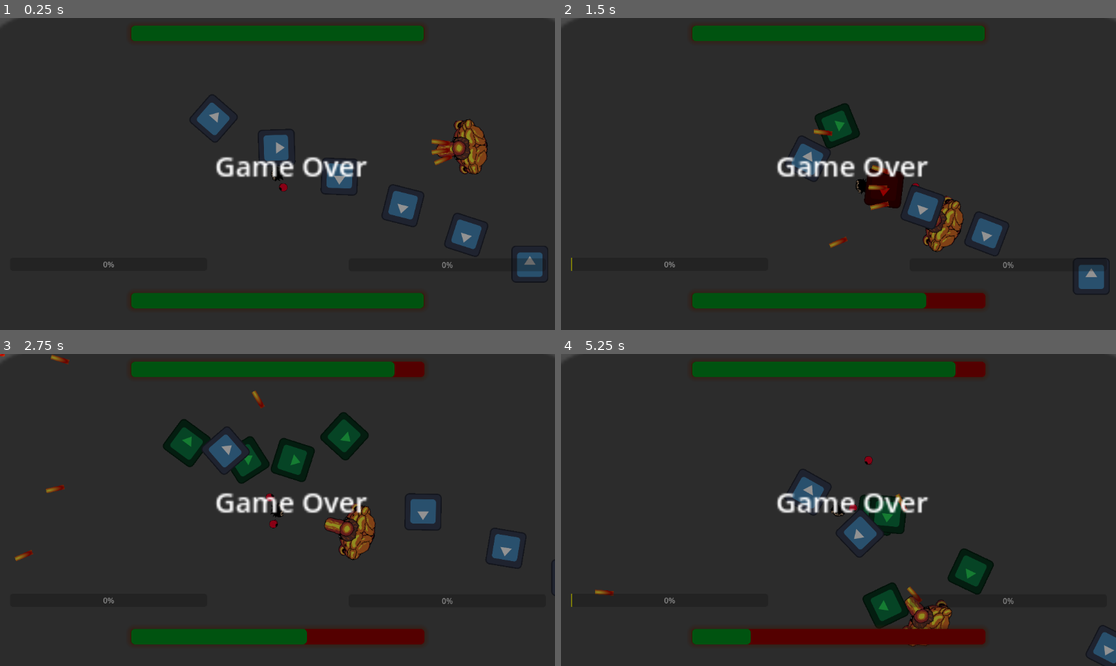
Above: before the commit, frames 1-4 (two rows, left to right).
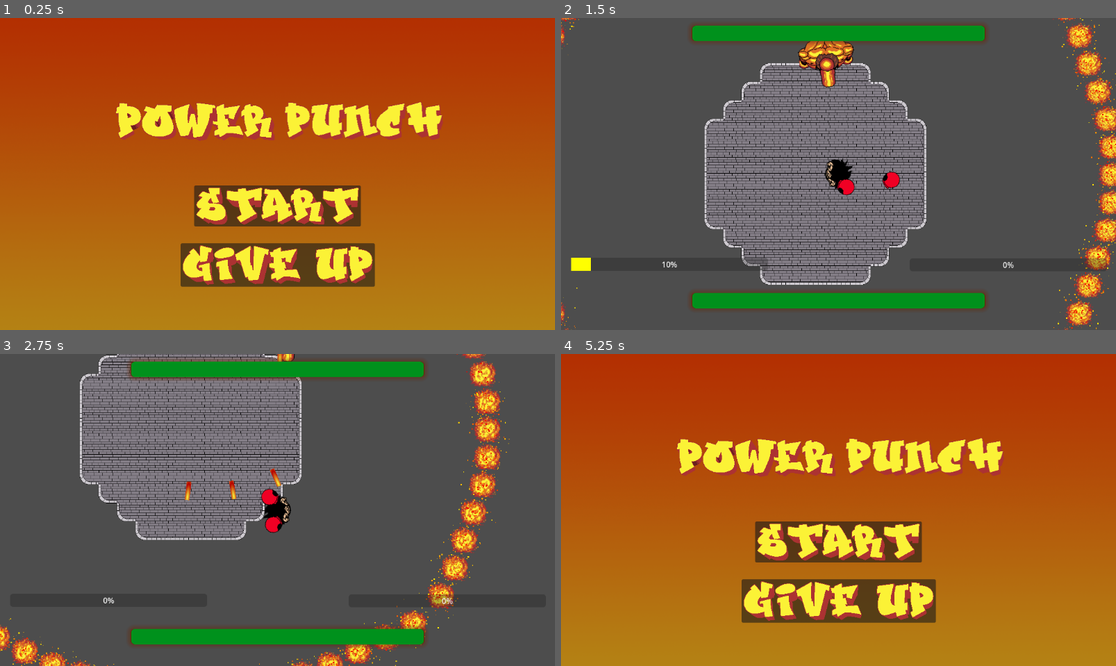
Above: after the commit, the same moments.

Repository: czarekdupa/BigMode-Game
Game: Godot game, scene res://Levels/MainMenu/MainMenu.tscn
Same seed, same stepped clock (60 frames per second), same inputs: the game is played once before the commit and once after it. Before the commit the project starts from res://Levels/Czarek_Test_Level.tscn. The engine's default icon, where the game draws it, is replaced by a stand-in: a white triangle on a blue panel in a dark square.
Inputs (mouse positions are in pixels of both pictures, inside the frame that each line leads up to):
- Up to frame 1 (0.25 s): no input
- Up to frame 2 (1.5 s): click (838, 205) at 0.52 s; move the mouse to (960, 158) at 1.27 s; hold D (right) from 1.28 s (still down); click (960, 158) at 1.35 s
- Up to frame 3 (2.75 s): move the mouse to (166, 525) at 2.02 s; release D (right) at 2.03 s; hold S (down) from 2.03 s (still down); right-click (166, 525) at 2.1 s
- Up to frame 4 (5.25 s): move the mouse to (894, 441) at 2.77 s; release S (down) at 2.78 s; hold D (right) 2.78-3.53 s; click (894, 441) at 2.85 s; move the mouse to (810, 572) at 3.52 s; hold Up (up) 3.53-4.28 s; right-click (810, 572) at 3.6 s; move the mouse to (1005, 556) at 4.27 s; hold Left (left) 4.28-5 s; click (1005, 556) at 4.35 s; tap Escape (esc, bound only after the commit) at 4.9 s; click (838, 510) at 5.02 s

The runs differ from the first frame. In frame 1, 100% of the frame differs, in the area x 0-100%, y 0-100%; in frame 2, 98%; in frame 3, 98%; in frame 4, 100%.

Commit message:
menu maviagation

Diff:
--- /dev/null
+++ b/project-power/Levels/MainMenu/MainMenu.tscn
@@ -0,0 +1,56 @@
+[gd_scene load_steps=7 format=3 uid="uid://ceqt3s2smvgx0"]
+
+[ext_resource type="Texture2D" uid="uid://c00tqhw7co22p" path="res://Levels/MainMenu/MainMenuBackground.png" id="1_qg2cg"]
+[ext_resource type="Texture2D" uid="uid://buvqammd6ymhe" path="res://Levels/MainMenu/Power.png" id="2_b0ohc"]
+[ext_resource type="Texture2D" uid="uid://tpwuynhyh72a" path="res://Levels/MainMenu/Punch.png" id="3_xrigh"]
+[ext_resource type="Script" path="res://Levels/SceneManager.gd" id="4_37kkk"]
+[ext_resource type="Texture2D" uid="uid://oppvpofshwv" path="res://Levels/MainMenu/Start.png" id="4_ltwb6"]
+[ext_resource type="Texture2D" uid="uid://ci5yxerfj7843" path="res://Levels/MainMenu/Quit.png" id="6_8lufa"]
+
+[node name="MainMenu" type="Node2D"]
+
+[node name="Sprite2D" type="Sprite2D" parent="."]
+position = Vector2(598, 379)
+texture = ExtResource("1_qg2cg")
+
+[node name="Power" type="Sprite2D" parent="."]
+position = Vector2(406, 215)
+texture = ExtResource("2_b0ohc")
+
+[node name="Punch" type="Sprite2D" parent="."]
+position = Vector2(755, 214)
+texture = ExtResource("3_xrigh")
+
+[node name="CanvasLayer" type="CanvasLayer" parent="."]
+script = ExtResource("4_37kkk")
+
+[node name="Start" type="Button" parent="CanvasLayer"]
+anchors_preset = 8
+anchor_left = 0.5
+anchor_top = 0.5
+anchor_right = 0.5
+anchor_bottom = 0.5
+offset_left = -173.0
+offset_top = 24.0
+offset_right = 173.0
+offset_bottom = 109.0
+grow_horizontal = 2
+grow_vertical = 2
+icon = ExtResource("4_ltwb6")
+
+[node name="Quit" type="Button" parent="CanvasLayer"]
+anchors_preset = 8
+anchor_left = 0.5
+anchor_top = 0.5
+anchor_right = 0.5
+anchor_bottom = 0.5
+offset_left = -201.5
+offset_top = 144.0
+offset_right = 201.5
+offset_bottom = 234.0
+grow_horizontal = 2
+grow_vertical = 2
+icon = ExtResource("6_8lufa")
+
+[connection signal="button_down" from="CanvasLayer/Start" to="CanvasLayer" method="_on_start_button_down"]
+[connection signal="button_down" from="CanvasLayer/Quit" to="CanvasLayer" method="_on_quit_button_down"]
--- /dev/null
+++ b/project-power/Levels/SceneManager.gd
@@ -0,0 +1,27 @@
+extends Node
+
+
+# Called when the node enters the scene tree for the first time.
+func _ready() -> void:
+	pass # Replace with function body.
+
+
+# Called every frame. 'delta' is the elapsed time since the previous frame.
+func _process(delta: float) -> void:
+	pass
+
+
+func _on_button_button_down() -> void:
+	get_tree().change_scene_to_file("res://Levels/MainMenu/MainMenu.tscn")
+
+
+func _on_start_button_down() -> void:
+	get_tree().change_scene_to_file("res://Levels/Fire_Boss/fire_boss_level.tscn")
+
+
+func _on_quit_button_down() -> void:
+	get_tree().quit()
+
+
+func _on_menu_button_down() -> void:
+	get_tree().change_scene_to_file("res://Levels/MainMenu/MainMenu.tscn")
--- a/project-power/Player/player.gd
+++ b/project-power/Player/player.gd
@@ -11,7 +11,7 @@
 @export var knockback_power = 1000
 @export var right_power = 0
 @export var left_power = 0
-@export var max_power = 100
+@export var max_power = 5
 @export var power_gain_speed = 0.2
 @export var power_gain_amount = 0.5
 @export var power_buffor_time = 0.2
@@ -22,6 +22,8 @@
 @export var projectile_scene = PackedScene
 
 @onready var health_bar = $CanvasLayer/Health_Bar
+
+var playerDead = false;
 
 func _ready() -> void:
 	$CanvasLayer/l_progressBar.max_value = max_power
@@ -66,6 +68,13 @@
 		reset_left_power_with_buffor()
 		$Left_Glove_Position/LeftGlove/LG_AnimationPlayer.play("right_glove_anim")
 
+
+	if Input.is_action_just_released("esc"):
+		if $Esc_Canvas.visible == true:
+			$Esc_Canvas.hide()
+		elif $Esc_Canvas.visible == false:
+			$Esc_Canvas.show()
+
 	move_and_slide()
 
 
@@ -106,6 +115,10 @@
 func take_damage(amount):
 	hp -= amount
 	health_bar.value -= damage
+	if hp <= 0 && !playerDead:
+		$GameOverCanvas.show()
+		$GameOverCanvas/AnimationPlayer.play("game_over_srceen_anim")
+		playerDead = true
 	print("current hp " + str(hp))
 	set_modulate("red")
 
--- a/project-power/Player/player.tscn
+++ b/project-power/Player/player.tscn
@@ -6,6 +6,10 @@
 [ext_resource type="Texture2D" uid="uid://bog1gsa4u6s3e" path="res://Player/Gloves/Glove_Sprite.png" id="3_nnfv2"]
 [ext_resource type="PackedScene" uid="uid://bt08jjajt7sro" path="res://Enemies/projectile_spawner.tscn" id="4_rfn2t"]
 [ext_resource type="Texture2D" uid="uid://djq5p1jbe5tit" path="res://icon.svg" id="6_6l3tk"]
+[ext_resource type="Texture2D" uid="uid://c4bv1qogmosby" path="res://Levels/MainMenu/Game.png" id="7_wa7na"]
+[ext_resource type="Texture2D" uid="uid://d0amgil6dea3j" path="res://Levels/MainMenu/Over.png" id="8_sosq6"]
+[ext_resource type="Texture2D" uid="uid://cpw24b1dhora7" path="res://Levels/MainMenu/Manu.png" id="9_rmx3t"]
+[ext_resource type="Script" path="res://Levels/SceneManager.gd" id="10_ptulu"]
 
 [sub_resource type="CircleShape2D" id="CircleShape2D_d6yi2"]
 radius = 23.0
@@ -134,6 +138,167 @@
 corner_radius_bottom_right = 8
 corner_radius_bottom_left = 8
 
+[sub_resource type="SystemFont" id="SystemFont_iitwp"]
+font_names = PackedStringArray("THE JACATRA")
+font_weight = 500
+
+[sub_resource type="Animation" id="Animation_hhw4y"]
+length = 0.001
+tracks/0/type = "value"
+tracks/0/imported = false
+tracks/0/enabled = true
+tracks/0/path = NodePath("Sprite2D:scale")
+tracks/0/interp = 1
+tracks/0/loop_wrap = true
+tracks/0/keys = {
+"times": PackedFloat32Array(0),
+"transitions": PackedFloat32Array(1),
+"update": 0,
+"values": [Vector2(9.72, 5.68)]
+}
+tracks/1/type = "value"
+tracks/1/imported = false
+tracks/1/enabled = true
+tracks/1/path = NodePath("Game:position")
+tracks/1/interp = 1
+tracks/1/loop_wrap = true
+tracks/1/keys = {
+"times": PackedFloat32Array(0),
+"transitions": PackedFloat32Array(1),
+"update": 0,
+"values": [Vector2(440, 289)]
+}
+tracks/2/type = "value"
+tracks/2/imported = false
+tracks/2/enabled = true
+tracks/2/path = NodePath("Over:position")
+tracks/2/interp = 1
+tracks/2/loop_wrap = true
+tracks/2/keys = {
+"times": PackedFloat32Array(0),
+"transitions": PackedFloat32Array(1),
+"update": 0,
+"values": [Vector2(725, 286)]
+}
+tracks/3/type = "value"
+tracks/3/imported = false
+tracks/3/enabled = true
+tracks/3/path = NodePath(".:rotation")
+tracks/3/interp = 1
+tracks/3/loop_wrap = true
+tracks/3/keys = {
+"times": PackedFloat32Array(0),
+"transitions": PackedFloat32Array(1),
+"update": 0,
+"values": [0.0]
+}
+tracks/4/type = "value"
+tracks/4/imported = false
+tracks/4/enabled = true
+tracks/4/path = NodePath("Over:rotation")
+tracks/4/interp = 1
+tracks/4/loop_wrap = true
+tracks/4/keys = {
+"times": PackedFloat32Array(0),
+"transitions": PackedFloat32Array(1),
+"update": 0,
+"values": [0.0]
+}
+tracks/5/type = "value"
+tracks/5/imported = false
+tracks/5/enabled = true
+tracks/5/path = NodePath("Button:scale")
+tracks/5/interp = 1
+tracks/5/loop_wrap = true
+tracks/5/keys = {
+"times": PackedFloat32Array(0),
+"transitions": PackedFloat32Array(1),
+"update": 0,
+"values": [Vector2(1, 1)]
+}
+
+[sub_resource type="Animation" id="Animation_vx2nq"]
+resource_name = "game_over_srceen_anim"
+length = 5.0
+tracks/0/type = "value"
+tracks/0/imported = false
+tracks/0/enabled = true
+tracks/0/path = NodePath("Sprite2D:scale")
+tracks/0/interp = 1
+tracks/0/loop_wrap = true
+tracks/0/keys = {
+"times": PackedFloat32Array(0, 0.966667),
+"transitions": PackedFloat32Array(0.129408, 1),
+"update": 0,
+"values": [Vector2(0, 0), Vector2(9.72, 5.68)]
+}
+tracks/1/type = "value"
+tracks/1/imported = false
+tracks/1/enabled = true
+tracks/1/path = NodePath("Game:position")
+tracks/1/interp = 1
+tracks/1/loop_wrap = true
+tracks/1/keys = {
+"times": PackedFloat32Array(0.966667, 1.86667),
+"transitions": PackedFloat32Array(0.112656, 1),
+"update": 0,
+"values": [Vector2(-200, 289), Vector2(440, 289)]
+}
+tracks/2/type = "value"
+tracks/2/imported = false
+tracks/2/enabled = true
+tracks/2/path = NodePath("Over:position")
+tracks/2/interp = 1
+tracks/2/loop_wrap = true
+tracks/2/keys = {
+"times": PackedFloat32Array(1.93333, 2.56667, 3.56667),
+"transitions": PackedFloat32Array(7.21, 1, 1),
+"update": 0,
+"values": [Vector2(1500, 286), Vector2(725, 286), Vector2(725, 286)]
+}
+tracks/3/type = "value"
+tracks/3/imported = false
+tracks/3/enabled = true
+tracks/3/path = NodePath(".:rotation")
+tracks/3/interp = 1
+tracks/3/loop_wrap = true
+tracks/3/keys = {
+"times": PackedFloat32Array(2.6, 2.66667, 2.73333, 2.8),
+"transitions": PackedFloat32Array(1, 1, 1, 1),
+"update": 0,
+"values": [0.0, 0.0523599, -0.0523599, 0.0]
+}
+tracks/4/type = "value"
+tracks/4/imported = false
+tracks/4/enabled = true
+tracks/4/path = NodePath("Over:rotation")
+tracks/4/interp = 1
+tracks/4/loop_wrap = true
+tracks/4/keys = {
+"times": PackedFloat32Array(),
+"transitions": PackedFloat32Array(),
+"update": 0,
+"values": []
+}
+tracks/5/type = "value"
+tracks/5/imported = false
+tracks/5/enabled = true
+tracks/5/path = NodePath("Button:scale")
+tracks/5/interp = 1
+tracks/5/loop_wrap = true
+tracks/5/keys = {
+"times": PackedFloat32Array(2.5, 2.7),
+"transitions": PackedFloat32Array(10.5561, 1),
+"update": 0,
+"values": [Vector2(0, 0), Vector2(1, 1)]
+}
+
+[sub_resource type="AnimationLibrary" id="AnimationLibrary_a7w8k"]
+_data = {
+"RESET": SubResource("Animation_hhw4y"),
+"game_over_srceen_anim": SubResource("Animation_vx2nq")
+}
+
 [node name="Player" type="CharacterBody2D" groups=["player"]]
 collision_mask = 12
 motion_mode = 1
@@ -142,6 +307,7 @@
 
 [node name="Sprite2D" type="Sprite2D" parent="."]
 rotation = 1.5708
+scale = Vector2(2, 2)
 texture = ExtResource("2_s3k6a")
 
 [node name="hitbox" type="Area2D" parent="."]
@@ -162,7 +328,7 @@
 [node name="Sprite2D" type="Sprite2D" parent="Right_Glove_Position/RightGlove"]
 modulate = Color(0.93986, 0, 0.1428, 1)
 rotation = 1.5708
-scale = Vector2(-1, -1)
+scale = Vector2(-2, -2)
 texture = ExtResource("3_nnfv2")
 
 [node name="CollisionShape2D" type="CollisionShape2D" parent="Right_Glove_Position/RightGlove"]
@@ -184,6 +350,7 @@
 [node name="Sprite2D" type="Sprite2D" parent="Left_Glove_Position/LeftGlove"]
 modulate = Color(0.93986, 0, 0.1428, 1)
 rotation = 1.5708
+scale = Vector2(2, 2)
 texture = ExtResource("3_nnfv2")
 
 [node name="CollisionShape2D" type="CollisionShape2D" parent="Left_Glove_Position/LeftGlove"]
@@ -235,6 +402,7 @@
 show_percentage = false
 
 [node name="GameOverCanvas" type="CanvasLayer" parent="."]
+visible = false
 
 [node name="Sprite2D" type="Sprite2D" parent="GameOverCanvas"]
 self_modulate = Color(0, 0, 0, 0.427451)
@@ -242,15 +410,70 @@
 scale = Vector2(9.72, 5.68)
 texture = ExtResource("6_6l3tk")
 
-[node name="Label" type="Label" parent="GameOverCanvas"]
-offset_left = 446.0
-offset_top = 262.0
-offset_right = 533.0
-offset_bottom = 285.0
-scale = Vector2(3.88, 3.96)
-theme_override_font_sizes/font_size = 15
-text = "Game Over
-"
+[node name="Game" type="Sprite2D" parent="GameOverCanvas"]
+position = Vector2(440, 289)
+texture = ExtResource("7_wa7na")
+
+[node name="Over" type="Sprite2D" parent="GameOverCanvas"]
+position = Vector2(725, 286)
+texture = ExtResource("8_sosq6")
+
+[node name="Button" type="Button" parent="GameOverCanvas"]
+anchors_preset = 8
+anchor_left = 0.5
+anchor_top = 0.5
+anchor_right = 0.5
+anchor_bottom = 0.5
+offset_left = -58.0
+offset_top = 44.0
+offset_right = 58.0
+offset_bottom = 75.0
+grow_horizontal = 2
+grow_vertical = 2
+pivot_offset = Vector2(56, 18)
+theme_override_colors/font_color = Color(1, 1, 0, 1)
+theme_override_fonts/font = SubResource("SystemFont_iitwp")
+
+[node name="Sprite2D" type="Sprite2D" parent="GameOverCanvas/Button"]
+position = Vector2(59, 15)
+scale = Vector2(0.283201, 0.272255)
+texture = ExtResource("9_rmx3t")
+
+[node name="AnimationPlayer" type="AnimationPlayer" parent="GameOverCanvas"]
+libraries = {
+"": SubResource("AnimationLibrary_a7w8k")
+}
+
+[node name="SceneManager" type="Node2D" parent="."]
+position = Vector2(573.999, 386)
+scale = Vector2(1e-05, 1e-05)
+script = ExtResource("10_ptulu")
+
+[node name="Esc_Canvas" type="CanvasLayer" parent="."]
+visible = false
+
+[node name="Background" type="Sprite2D" parent="Esc_Canvas"]
+self_modulate = Color(0, 0, 0, 0.427451)
+position = Vector2(587, 348)
+scale = Vector2(11.72, 6.72)
+texture = ExtResource("6_6l3tk")
+
+[node name="Menu" type="Button" parent="Esc_Canvas"]
+anchors_preset = 8
+anchor_left = 0.5
+anchor_top = 0.5
+anchor_right = 0.5
+anchor_bottom = 0.5
+offset_left = -140.5
+offset_top = -42.5
+offset_right = 140.5
+offset_bottom = 42.5
+grow_horizontal = 2
+grow_vertical = 2
+icon = ExtResource("9_rmx3t")
 
 [connection signal="area_entered" from="hitbox" to="." method="_on_hitbox_area_entered"]
 [connection signal="body_entered" from="hitbox" to="." method="_on_hitbox_body_entered"]
+[connection signal="button_down" from="GameOverCanvas/Button" to="SceneManager" method="_on_button_button_down"]
+[connection signal="button_down" from="Esc_Canvas/Menu" to="." method="_on_menu_button_down"]
+[connection signal="button_down" from="Esc_Canvas/Menu" to="SceneManager" method="_on_menu_button_down"]
--- a/project-power/project.godot
+++ b/project-power/project.godot
@@ -11,7 +11,7 @@
 [application]
 
 config/name="Project Power"
-run/main_scene="res://Levels/Czarek_Test_Level.tscn"
+run/main_scene="res://Levels/MainMenu/MainMenu.tscn"
 config/features=PackedStringArray("4.3", "Mobile")
 config/icon="res://icon.svg"
 
@@ -56,6 +56,11 @@
 "events": [Object(InputEventKey,"resource_local_to_scene":false,"resource_name":"","device":-1,"window_id":0,"alt_press …(191 unchanged characters)…
 ]
 }
+esc={
+"deadzone": 0.5,
+"events": [null, Object(InputEventKey,"resource_local_to_scene":false,"resource_name":"","device":0,"window_id":0,"alt_pressed":false,"shift_pressed":false,"ctrl_pressed":false,"meta_pressed":false,"pressed":false,"keycode":0,"physical_keycode":4194305,"key_label":0,"unicode":0,"location":0,"echo":false,"script":null)
+]
+}
 
 [layer_names]
 
Binary file added: project-power/Levels/MainMenu/Game.png
Not shown, added: project-power/Levels/MainMenu/Game.png.import
Binary file added: project-power/Levels/MainMenu/GameOver.png
Not shown, added: project-power/Levels/MainMenu/GameOver.png.import
Binary file added: project-power/Levels/MainMenu/MainMenuBackground.png
Not shown, added: project-power/Levels/MainMenu/MainMenuBackground.png.import
Binary file added: project-power/Levels/MainMenu/Manu.png
Not shown, added: project-power/Levels/MainMenu/Manu.png.import
Binary file added: project-power/Levels/MainMenu/Over.png
Not shown, added: project-power/Levels/MainMenu/Over.png.import
Binary file added: project-power/Levels/MainMenu/Power.png
Not shown, added: project-power/Levels/MainMenu/Power.png.import
(and 9 more such lines)
